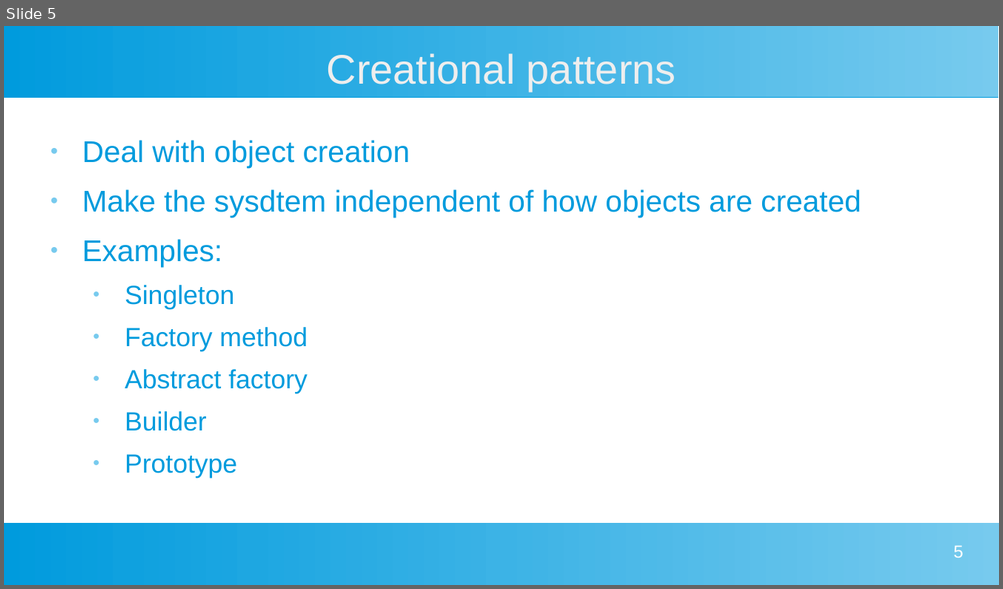
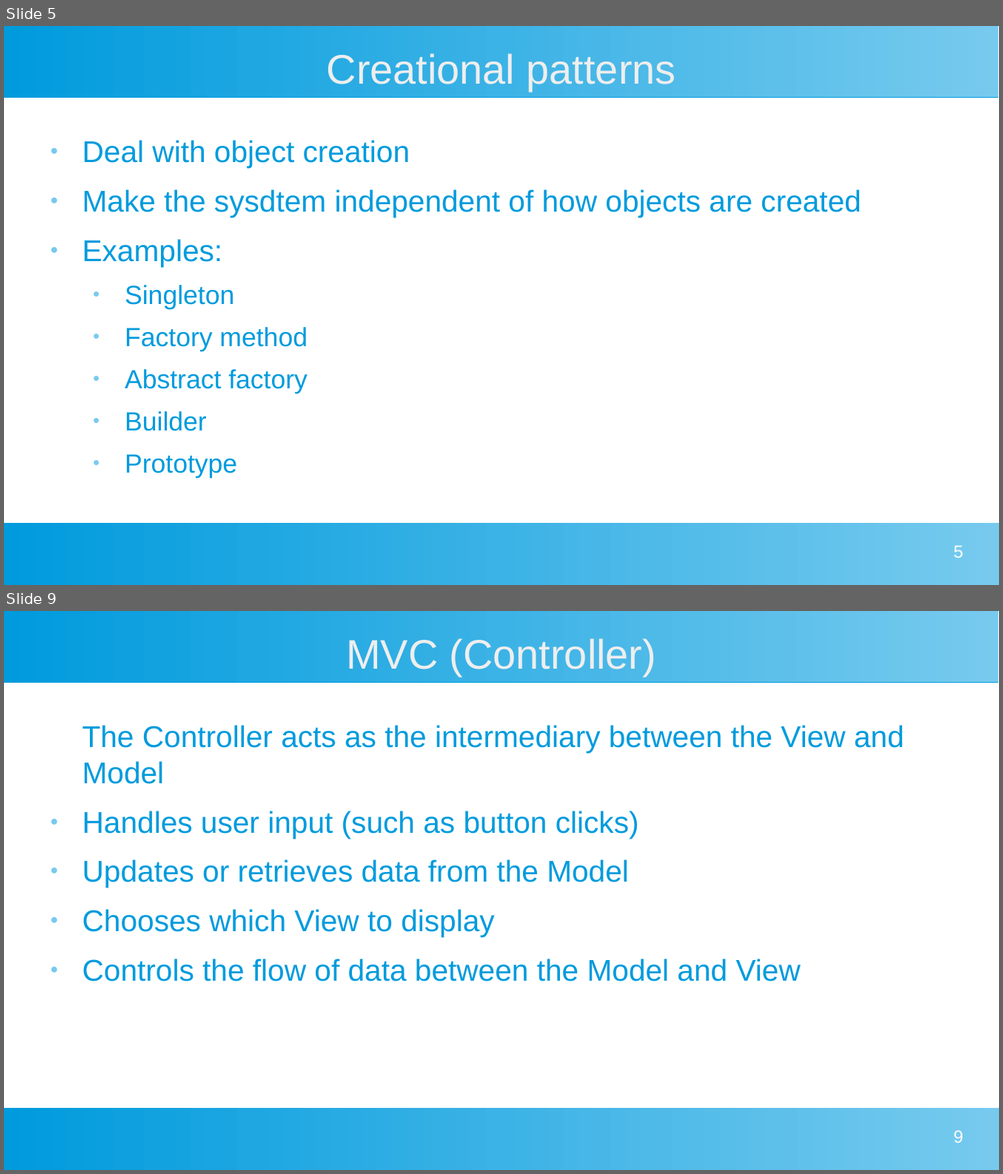
Before and after one commit to danihunn/Gomoku, a slide deck: DesignPatterns/DesignPatterns.pptx. Shown one above the other, each under a label of ours: slide 5 before the commit, slides 5 and 9 after it; the slides between them are not shown. The pictures are 1003x589 and 1003x1174 pixels, drawn with LibreOffice and Linux fonts; fonts in the diff are those of the drawing. Boxes give left, top, right and bottom in pixels: in the first picture for what was removed or moved away, otherwise in the second. Text is boxed around its words. In the diff, an @@ line names an element or a change of style, - is before the commit and + after.

```diff
--- a/DesignPatterns/DesignPatterns.pptx
+++ b/DesignPatterns/DesignPatterns.pptx
@@ slide 9 added at (4,611,999,1170), background #FFFFFF; not listed: 2 template elements that a slide beside it also shows @@
@@ title added at (346,638,656,676), 33 pt, text #EEEEEE @@
+MVC (Controller)
@@ text added at (82,725,904,982), 24 pt, text #009BDD @@
+The Controller acts as the intermediary between the View and Model
+● Handles user input (such as button clicks)
+● Updates or retrieves data from the Model
+● Chooses which View to display
+● Controls the flow of data between the Model and View
@@ page number added at (953,1130,963,1143), 14 pt, text #FFFFFF @@
+9
```
Also in this commit, not shown: 6 other slides added.
